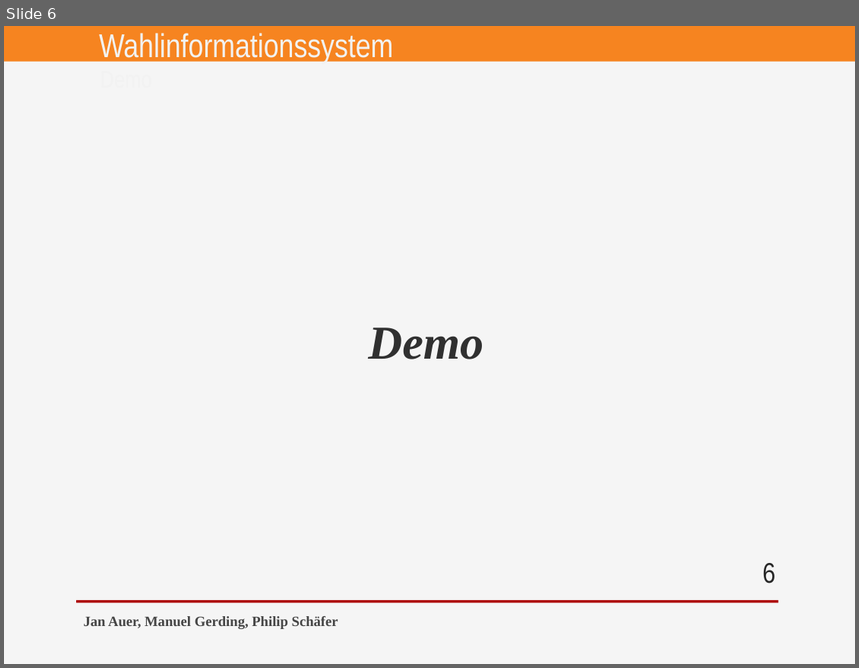
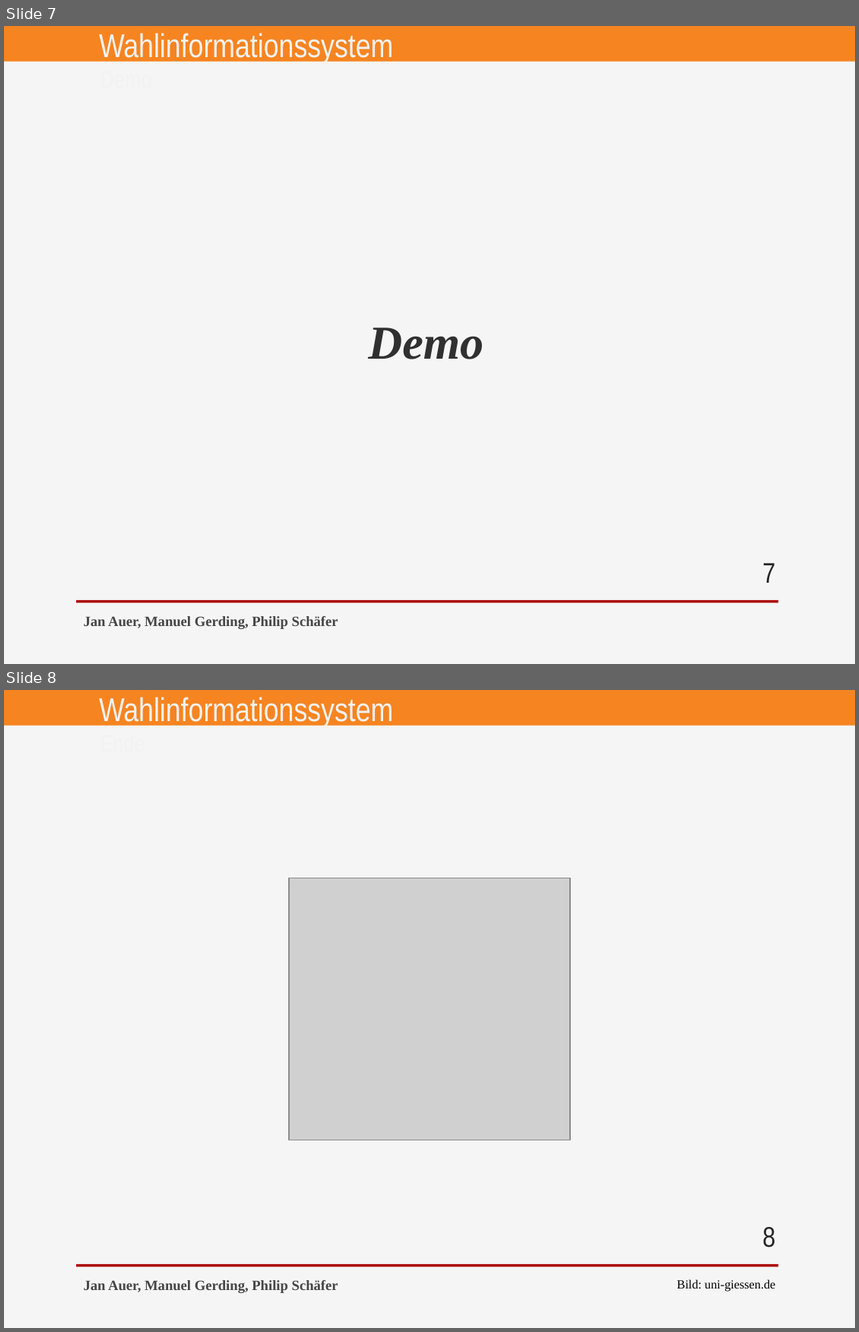
Before and after one commit to jan-auer/bundestag, a slide deck: docs/presentation.pptx. Shown one above the other, each under a label of ours: slide 6 before the commit, slides 7 and 8 after it. The pictures are 859x668 and 859x1332 pixels, drawn with LibreOffice and Linux fonts; fonts in the diff are those of the drawing; grey boxes stand for pictures; background and template pictures are left out. Boxes give left, top, right and bottom in pixels: in the first picture for what was removed or moved away, otherwise in the second. Text is boxed around its words. In the diff, an @@ line names an element or a change of style, - is before the commit and + after.

```diff
--- a/docs/presentation.pptx
+++ b/docs/presentation.pptx
@@ slide 8 added at <box>4,690,855,1328</box>, background #F5F5F5; not listed: 3 template elements that a slide beside it also shows @@
@@ text added at <box>91,726,435,760</box>, 20 pt, text #F2F2F2 @@
+Ende
@@ picture added at <box>289,878,570,1140</box> @@
@@ page number added at <box>762,1227,775,1248</box>, 24 pt, text #262626 @@
+8
@@ text added at <box>84,1281,338,1293</box>, 12 pt, text #454545, bold @@
+Jan Auer, Manuel Gerding, Philip Schäfer
@@ text added at <box>677,1280,775,1292</box>, 10.5 pt, text #000000 @@
+Bild: uni-giessen.de
@@ what was slide 6 is now slide 7 @@
@@ page number at <box>762,563,775,583</box>: text changed @@
-6
+7
```
Also in this commit, not shown: 5 slides changed, 1 other slide added.
